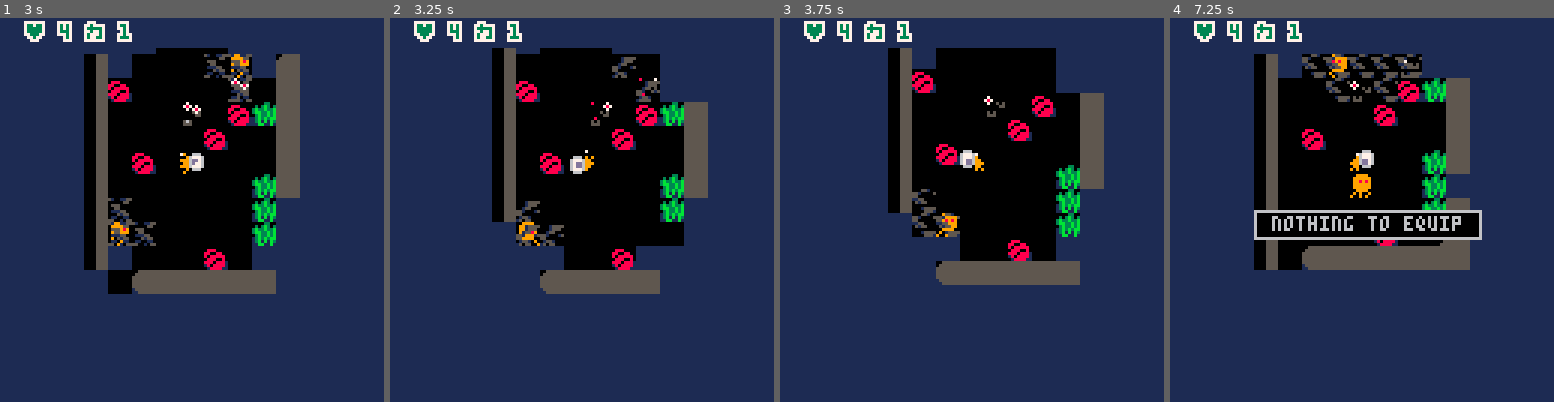
Above: before the commit, frames 1-4 (left to right).
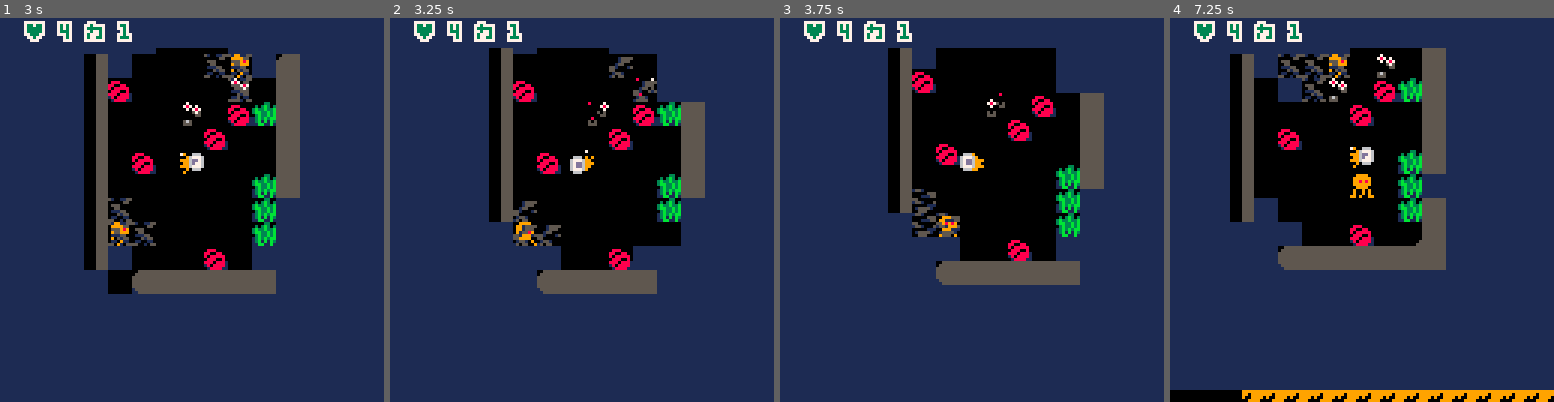
Above: after the commit, the same moments.

Repository: chebastian/picoabyss
Game: PICO-8 cartridge rouge.p8
Same seed, same stepped clock (60 frames per second), same inputs: the game is played once before the commit and once after it.
Inputs:
- Up to frame 1 (3 s): tap X (X key) at 0.33, 1.07, 1.85, 2.97 s; tap O (Z key) at 0.7, 1.7, 2.1, 2.5, 2.9 s; hold Right 1.6-2.1 s; hold Up 2.15-2.42 s; hold Right from 2.47 s (still down)
- Up to frame 2 (3.25 s): release Right at 3.03 s; hold Left from 3.08 s (still down)
- Up to frame 3 (3.75 s): tap O (Z key) at 3.3, 3.7 s; release Left at 3.58 s; hold Down from 3.63 s (still down)
- Up to frame 4 (7.25 s): release Down at 3.97 s; hold Right 4.02-4.68 s; tap X (X key) at 4.08, 5.2, 6.32 s; tap O (Z key) every 0.4 s from 4.1 to 6.9 s; hold Up 4.73-5.03 s; hold Left 5.08-5.68 s; hold Down 5.73-6.03 s; hold Right 6.08-6.58 s; hold Right 6.63-7.13 s; hold Up from 7.18 s (still down)

Frame 1 is identical in both runs. In frame 2, 4.5% of the frame differs, in the area x 25-83%, y 7-72%; in frame 3, 0.9%; in frame 4, 22%, in the area x 0-100%, y 7-100%.

Commit message:
dont let snek see through wals
and make it less aggressive by checking twice before it bumps into things

Diff:
--- a/ent.lua
+++ b/ent.lua
@@ -173,15 +173,21 @@
   -- if snek has no target
   if not ent.target then
     for dir in all(dirs) do
+      local hit = false
       for i = 1, 10 do
         local pnx,pny= ent.pos.x + (dir.x * i),
           ent.pos.y + (dir.y * i)
-        if _plyr.pos.x == pnx and
+        if hit or chk_solidx(pnx,pny) then
+          hit = true
+          break
+        elseif _plyr.pos.x == pnx and
             _plyr.pos.y == pny then
           -- set target
           ent.target = _plyr.pos
           ent.targetd = dir
           break
+        elseif sld_ent_at(p(pnx,pny)) then
+          hit = true
         end
       end
 
@@ -195,6 +201,9 @@
   -- do random walk
   if not ent.target then
     ent.d = arr_choose(dirs)
+    if sld_ent_at(ent.d) then
+      ent.d = arr_choose(dirs)
+    end
     move_ent(ent, ent.d)
     return
   end
Not shown, changed: todo.md
